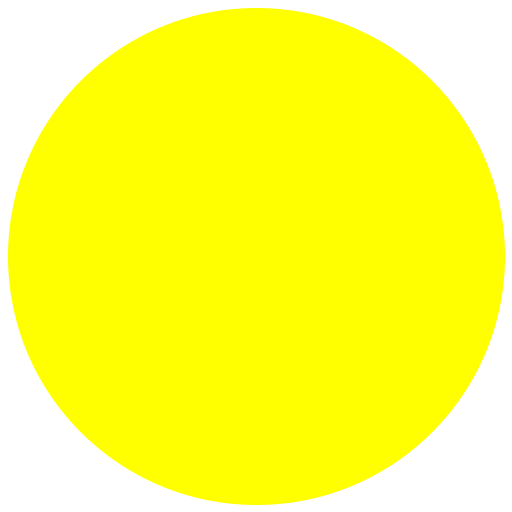
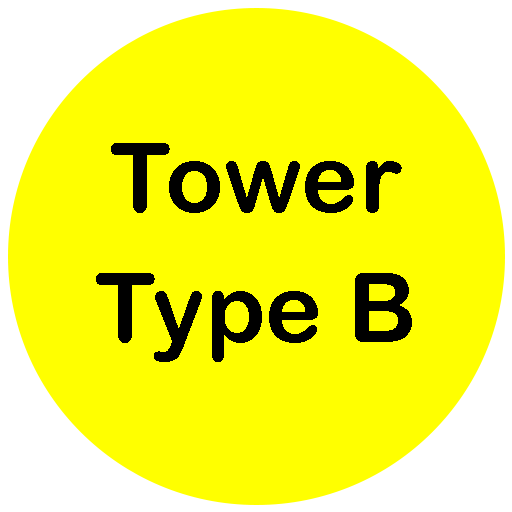
Before/after of a 512 x 512 layered artwork. What changed in the layer stack:
added layer "Tower Type B" above "Ellipse 1" over [96, 143, 412, 362]
